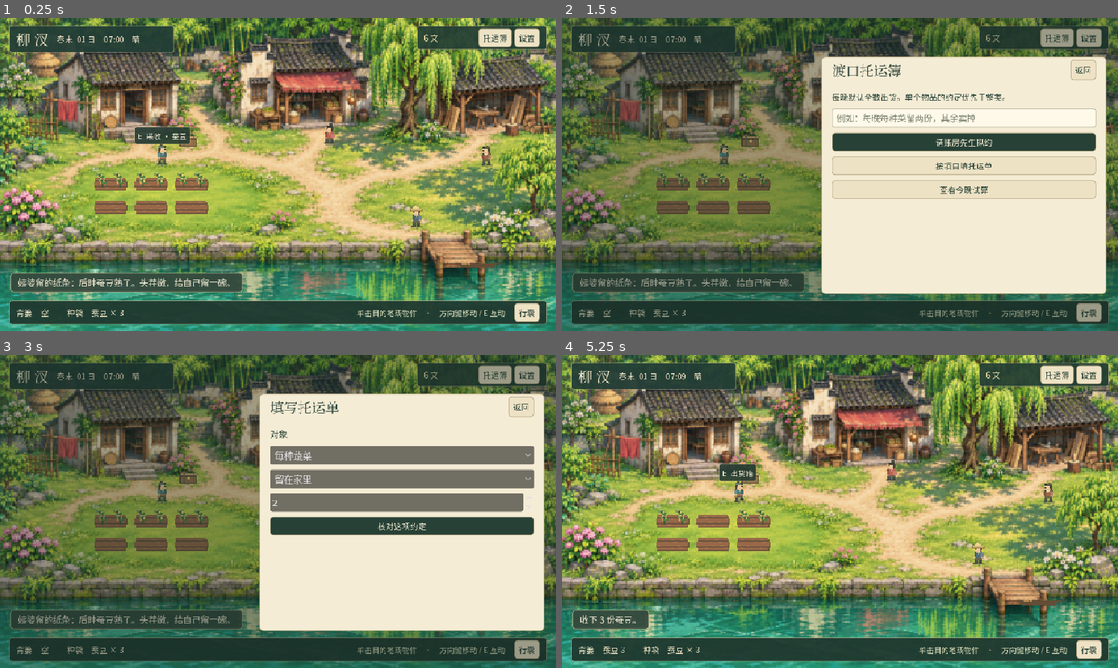
Above: before the commit, frames 1-4 (two rows, left to right).
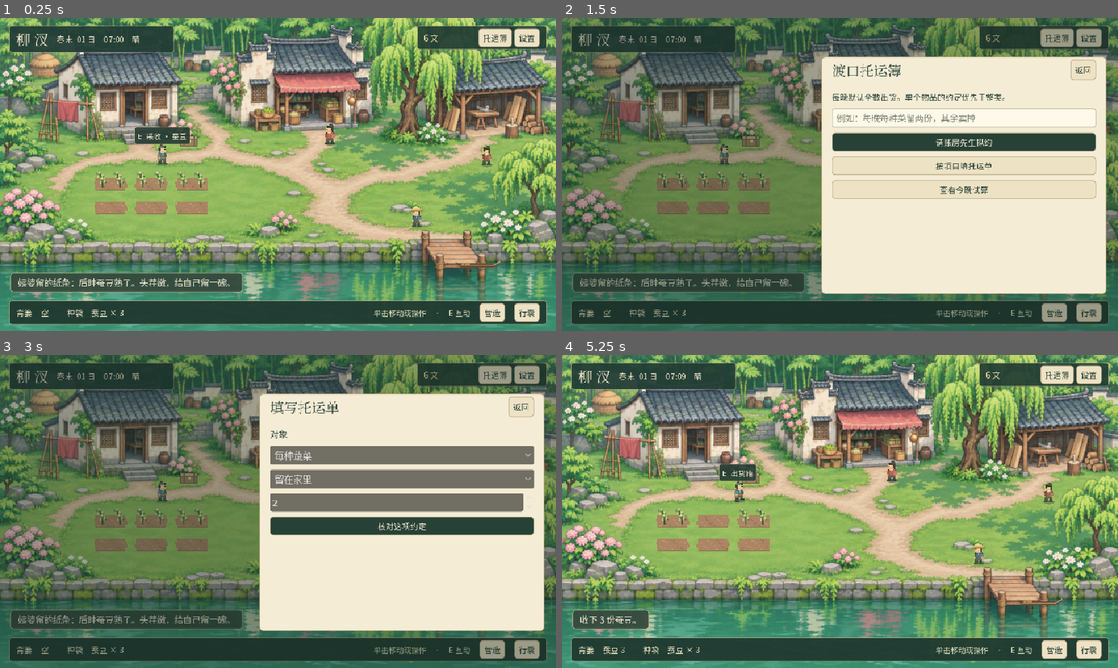
Above: after the commit, the same moments.

Repository: me-speaker/Whisperbrook
Game: Godot game, scene res://town.tscn
Same seed, same stepped clock (60 frames per second), same inputs: the game is played once before the commit and once after it.
Inputs (mouse positions are in pixels of both pictures, inside the frame that each line leads up to):
- Up to frame 1 (0.25 s): no input
- Up to frame 2 (1.5 s): click "托运簿" at 0.5 s; click "行囊" at 1.25 s
- Up to frame 3 (3 s): click (494, 649) at 2 s, where only the run after the commit has a clickable "营造"; click "按项目填托运单" at 2.75 s
- Up to frame 4 (5.25 s): click "设置" at 3.5 s; click "返回" at 4.25 s; tap Enter at 5 s; move the mouse to (962, 495) at 5.02 s; hold Right (ui_right) from 5.03 s (still down); tap E at 5.1 s; click (962, 495) at 5.17 s

The runs differ from the first frame. In frame 1, 59% of the frame differs, in the area x 0-100%, y 0-100%; in frame 2, 17%; in frame 3, 17%; in frame 4, 60%.

Commit message:
Let players expand the courtyard and render the riverside at window resolution

Diff:
--- a/project.godot
+++ b/project.godot
@@ -10,8 +10,8 @@
 [display]
 window/size/viewport_width=960
 window/size/viewport_height=540
-window/size/window_width_override=1280
-window/size/window_height_override=720
+window/size/window_width_override=1600
+window/size/window_height_override=900
 window/stretch/mode="canvas_items"
 window/stretch/aspect="keep"
 
--- a/scripts/farm.gd
+++ b/scripts/farm.gd
@@ -8,15 +8,43 @@
 const PEOPLE = {"carpenter":"陆木匠","shop":"阿禾","fisher":"周叔"}
 const FIELDS = ["bean","turnip"]
 const SLOT = "user://farm.json"
+const YARD_COLS = 6
+# Grass parcels stop at the stones and flowers along the quay.
+const YARD_SITES = [0,1,2,3,4,5,6,7,8,9,10,11,13,14]
+# Row-major land parcels. These six retain the original beds' positions and order.
+const STARTER_SITES = [1,2,3,7,8,9]
+const BUILD = {
+	"field":{"name":"菜畦","wood":0,"minutes":20},
+	"chest":{"name":"田头出货箱","wood":2,"minutes":30}
+}
 var s: Dictionary
 
 func _init() -> void:
-	s = {"version":1,"day":1,"minutes":420,"coins":6,"bag":{"bean":0,"turnip":0,"wood":0},
+	s = {"version":2,"day":1,"minutes":420,"coins":6,"bag":{"bean":0,"turnip":0,"wood":0},
 		"box":{"bean":0,"turnip":0,"wood":0},"pantry":{"bean":0,"turnip":0,"wood":0},
 		"seeds":{"bean":3,"turnip":2},"crop":"bean","plots":[],"rules":{},"wood_day":0,
-		"boat":0,"boat_agreed":false,"sold_veg":0,"ferry":false,"log":[],"talk":{}}
-	for i in 6:
-		s.plots.append({"item":"bean" if i < 3 else "", "age":2 if i < 3 else 0,"wet":false})
+		"boat":0,"boat_agreed":false,"sold_veg":0,"ferry":false,"log":[],"talk":{},"chests":[]}
+	for i in STARTER_SITES.size():
+		s.plots.append({"site":STARTER_SITES[i],"item":"bean" if i < 3 else "", "age":2 if i < 3 else 0,"wet":false})
+
+func free_site(site:int) -> bool:
+	if site not in YARD_SITES or site in s.chests: return false
+	for plot in s.plots:
+		if plot.site==site: return false
+	return true
+
+func build(kind:String,site:int) -> String:
+	if not BUILD.has(kind) or not free_site(site): return "请在院内挑一块空草地。"
+	var cost:Dictionary=BUILD[kind]
+	if s.bag.wood<cost.wood: return "需要背篓里的 %d 份木料，可到木工棚前拾取。" % cost.wood
+	if s.minutes+cost.minutes>1199: return "天色晚了，明早再来动工吧。"
+	s.bag.wood-=cost.wood
+	later(cost.minutes)
+	if kind=="field": s.plots.append({"site":site,"item":"","age":0,"wet":weather(s.day)=="细雨"})
+	else: s.chests.append(site)
+	var message:="新菜畦已开好，可以播种了。" if kind=="field" else "田头出货箱已搭好，货物随晚船一起结算。"
+	log_line(message)
+	return message
 
 func weather(day: int) -> String:
 	return "细雨" if day % 4 == 3 else "晴"
@@ -174,8 +202,28 @@
 	for candidate in [path,path+".bak"]:
 		if not FileAccess.file_exists(candidate): continue
 		var data=JSON.parse_string(FileAccess.get_file_as_string(candidate))
-		if data is Dictionary and data.get("version")==1 and data.has_all(s.keys()) and data.plots is Array and data.plots.size()==6:
+		if not data is Dictionary or not data.get("plots") is Array: continue
+		if data.get("version")==1 and data.plots.size()==STARTER_SITES.size():
+			for i in STARTER_SITES.size():
+				if data.plots[i] is Dictionary: data.plots[i]["site"]=STARTER_SITES[i]
+			data.chests=[]
+			data.version=2
+		if data.get("version")==2 and data.has_all(s.keys()) and valid_yard(data):
 			data.day=int(data.day)
 			s=data
 			return true
 	return false
+
+func valid_yard(data:Dictionary) -> bool:
+	if not data.chests is Array or data.plots.size()<STARTER_SITES.size(): return false
+	var sites:Array=data.chests.duplicate()
+	for plot in data.plots:
+		if not plot is Dictionary or not plot.has_all(["site","item","age","wet"]): return false
+		sites.append(plot.site)
+	var seen:={}
+	for site in sites:
+		if not (site is int or site is float) or site!=int(site) or int(site) not in YARD_SITES or seen.has(int(site)): return false
+		seen[int(site)]=true
+	for i in data.chests.size(): data.chests[i]=int(data.chests[i])
+	for plot in data.plots: plot.site=int(plot.site)
+	return true
--- a/scripts/riverbank.gd
+++ b/scripts/riverbank.gd
@@ -19,9 +19,31 @@
 var closest:=""
 var positions: Dictionary={}
 var font: Font
+var placing:=""
+
+func site_position(site:int) -> Vector2:
+	return Vector2(121+(site%farm.YARD_COLS)*70,286+floori(float(site)/farm.YARD_COLS)*40)
 
 func bed(i: int) -> Vector2:
-	return Vector2(191+(i%3)*70,286+floori(i/3.0)*40)
+	return site_position(farm.s.plots[i].site)
+
+func set_placement(kind:String) -> void:
+	placing=kind
+	target=""
+	closest=""
+	dest=hero
+	update_spots()
+
+func update_spots() -> void:
+	spots.clear()
+	if placing!="":
+		for site in farm.YARD_SITES:
+			if farm.free_site(site): spots["site"+str(site)]=site_position(site)
+		return
+	spots=SPOTS.duplicate()
+	spots.merge(positions,true)
+	for i in farm.s.plots.size(): spots["plot"+str(i)]=bed(i)
+	for site in farm.s.chests: spots["chest"+str(site)]=site_position(site)
 
 func _ready() -> void:
 	font=ThemeDB.fallback_font
@@ -50,12 +72,10 @@
 func _process(dt: float) -> void:
 	if farm==null: return
 	anim+=dt
-	spots=SPOTS.duplicate()
 	for id in BARNS:
 		if not positions.has(id): positions[id]=npc_dest(id)
 		if not paused: positions[id]=positions[id].move_toward(npc_dest(id),dt*20)
-		spots[id]=positions[id]
-	for i in 6: spots["plot"+str(i)]=bed(i)
+	update_spots()
 	walking=false
 	if not paused:
 		clock+=dt
@@ -94,13 +114,14 @@
 	var pick:=""
 	var score:=1000.0
 	for id in spots:
-		var offset:=Vector2.ZERO if id.begins_with("plot") else Vector2(0,-11)
+		var ground:bool=id.begins_with("plot") or id.begins_with("site")
+		var offset:=Vector2.ZERO if ground else Vector2(0,-11)
 		var d=at.distance_to(spots[id]+offset)
-		var radius:=33 if id.begins_with("plot") else 30
+		var radius:=33 if ground else 30
 		if d<radius and d<score:
 			pick=id
 			score=d
-	if pick=="":
+	if pick=="" and placing=="":
 		if Rect2(142,106,126,94).has_point(at): pick="home"
 		elif Rect2(460,92,153,100).has_point(at): pick="shop"
 		elif Rect2(725,382,116,66).has_point(at): pick="dock"
@@ -108,6 +129,8 @@
 	dest=area(at) if pick.is_empty() else area(spots[pick]+Vector2(0,10))
 
 func caption(id: String) -> String:
+	if id.begins_with("site") and placing!="": return "建"+farm.BUILD[placing].name
+	if id.begins_with("chest"): return "田头出货箱"
 	if id.begins_with("plot"):
 		var p:Dictionary=farm.s.plots[int(id.trim_prefix("plot"))]
 		if p.item=="": return "播种 · "+farm.ITEMS[farm.s.crop].name
@@ -165,37 +188,50 @@
 func plant(i: int) -> void:
 	var p:=bed(i)
 	var cell:Dictionary=farm.s.plots[i]
-	var soil:="#715039" if cell.wet else "#996849"
+	var damp:bool=cell.wet or farm.weather(farm.s.day)=="细雨"
+	var soil:="#68594b" if damp else "#ab8564"
+	var ridge:="#84705a" if damp else "#c19670"
+	var shadow:="#584e43" if damp else "#896c51"
 	for row in 4:
 		var inset:=2 if row==0 or row==3 else 0
-		block(p.x-29+inset,p.y-8+row*5,58-2*inset,5,"71563e")
-		block(p.x-28+inset,p.y-9+row*5,56-2*inset,4,soil)
-		for speck in 4:
-			var off: int=(speck*17+row*5+i*7)%48
-			block(p.x-24+off,p.y-8+row*5,3,2,"71563f" if cell.wet else "ac8057")
+		var edge:=int((row+i)%3)
+		block(p.x-28+inset+edge,p.y-8+row*5,55-2*inset,5,shadow)
+		block(p.x-29+inset+edge,p.y-9+row*5,56-2*inset,5,soil)
+		for speck in 8:
+			var off: int=(speck*17+row*5+i*7)%49
+			var high:int=(speck*7+row)%4
+			block(p.x-24+off,p.y-8+row*5+high,2+(speck%3),1,ridge if speck%3 else shadow)
 	for j in 4:
 		var x:=p.x-19+(j%2)*30+floori(j/2.0)*4
 		var y:=p.y-4+floori(j/2.0)*10
 		if cell.item=="": continue
-		var h:=4+int(cell.age)*4
+		var h:=5+int(cell.age)*4
 		block(x,y-h,2,h,"425737")
-		block(x-4,y-h+1,5,3,"526e3c")
-		block(x+1,y-h-2,6,3,"749549")
+		block(x-4,y-h+1,5,3,"537956")
+		block(x+1,y-h-2,6,3,"81a470")
 		block(x+3,y-h-3,3,2,"acb765")
 		if cell.age>=2:
 			block(x-6,y-h-2,5,4,"799858")
 			block(x-4,y-h-3,4,2,"aec780")
 			block(x+1,y-h+3,7,3,"557f42")
 			if cell.item=="bean":
-				block(x-3,y-h+2,2,5,"d6aa56")
-				block(x+3,y-h,2,5,"f1ce79")
-			else: block(x-2,y-2,6,4,"e9d8bc")
+				block(x-4,y-h+2,3,6,"a7ae65")
+				block(x-3,y-h+3,1,4,"e0d08a")
+				block(x+3,y-h,3,5,"d5c37a")
+				block(x+3,y-h+4,2,2,"a8a361")
+				block(x-1,y-h-4,2,3,"e9dbaa")
+			else:
+				block(x-3,y-3,7,4,"ddd0b6")
+				block(x-1,y+1,3,2,"baae93")
 
 func boat() -> void:
 	var y:=424+roundf(sin(anim*1.6))
 	var x:=825.0
 	if farm.s.ferry and farm.s.day%2==0: x+=sin(anim*0.22)*14
+	draw_line(Vector2(x-27,y+9),Vector2(x+29,y+9),Color("#396b6566"),2)
 	draw_colored_polygon(PackedVector2Array([Vector2(x-39,y-2),Vector2(x-29,y+7),Vector2(x+26,y+7),Vector2(x+42,y-5),Vector2(x+24,y),Vector2(x-24,y)]),Color("#644d35"))
+	draw_line(Vector2(x-30,y+3),Vector2(x+27,y+3),Color("#a3835a"),2)
+	draw_line(Vector2(x+27,y+3),Vector2(x+39,y-4),Color("#b19770"),2)
 	for i in range(0,3+int(farm.s.boat)):
 		block(x-27+i*5,y-2,4,4,"b48a55")
 	if farm.s.boat>=8:
@@ -204,21 +240,41 @@
 		block(x-14,y-17,31,4,"cfb27d")
 		block(x+18,y-10,3,3,"efc462")
 
+func chest(p:Vector2) -> void:
+	block(p.x-14,p.y-16,30,18,"675a48")
+	block(p.x-13,p.y-16,28,5,"c7ac7c")
+	block(p.x-12,p.y-10,26,10,"9e805d")
+	block(p.x-8,p.y-16,3,16,"786e56")
+	block(p.x+9,p.y-16,3,16,"786e56")
+	block(p.x,p.y-10,4,4,"e5c979")
+
+func survey(site:int) -> void:
+	var p:=site_position(site)
+	var hover:=Rect2(p-Vector2(32,18),Vector2(64,36)).has_point(get_local_mouse_position())
+	var ink:=Color("#36594ede") if hover else Color("#466c60b8")
+	draw_rect(Rect2(p-Vector2(29,12),Vector2(58,24)),Color("#c9e3c159") if hover else Color("#c5dabe28"))
+	for dx in [-1,1]:
+		for dy in [-1,1]:
+			var corner:=p+Vector2(dx*29,dy*12)
+			draw_line(corner,corner-Vector2(dx*8,0),ink,2)
+			draw_line(corner,corner-Vector2(0,dy*5),ink,2)
+	if hover:
+		if placing=="chest": chest(p)
+		else: draw_line(p-Vector2(12,0),p+Vector2(12,0),ink,3)
+
 func _draw() -> void:
 	if farm==null: return
 	if farm.s.sold_veg>=8:
 		for x in [483,497,512]:
 			block(x,191,13,9,"855f40")
 			block(x+1,190,11,3,"adc16c")
-	for i in 6: plant(i)
+	for i in farm.s.plots.size(): plant(i)
+	for site in farm.s.chests: chest(site_position(site))
+	if placing!="":
+		for site in farm.YARD_SITES:
+			if farm.free_site(site): survey(site)
 	boat()
-	# Shipping chest, with high plank lid and brass latch.
-	block(311,204,30,18,"554635")
-	block(312,204,28,5,"c7a16b")
-	block(313,210,26,10,"967249")
-	block(317,204,3,16,"75674e")
-	block(334,204,3,16,"75674e")
-	block(325,210,4,4,"e5c979")
+	chest(SPOTS.box)
 	var actors:Array=[{"id":"hero","p":hero}]
 	for id in positions: actors.append({"id":id,"p":positions[id]})
 	actors.sort_custom(func(a,b): return a.p.y<b.p.y)
@@ -226,7 +282,13 @@
 	if walking and target!="": draw_arc(dest,7,0,TAU,12,Color("#fbefad"),1)
 	if farm.s.minutes>960: draw_rect(Rect2(0,0,960,540),Color(0.65,0.34,0.17,0.11))
 	if farm.weather(farm.s.day)=="细雨":
-		draw_rect(Rect2(0,0,960,540),Color("#637d922b"))
+		draw_rect(Rect2(0,0,960,540),Color("#7f9d9c33"))
+		for i in 18:
+			var ripple:=fmod(anim*0.7+i*0.39,1.0)
+			var water:=Vector2(16+(i*137)%920,433+(i*23)%100)
+			draw_set_transform(water,0,Vector2(1,0.28))
+			draw_arc(Vector2.ZERO,2.0+8.0*ripple,0,TAU,16,Color(0.81,0.91,0.85,0.55*(1.0-ripple)),1)
+		draw_set_transform(Vector2.ZERO)
 		for i in 55:
 			var p:=Vector2(fmod(i*113+anim*35,960),fmod(i*79+anim*145,540))
 			draw_line(p,p+Vector2(-2,5),Color("#dceceb80"),1)
--- a/scripts/town.gd
+++ b/scripts/town.gd
@@ -19,6 +19,7 @@
 var hint:Label
 var toast:Label
 var marker:Label
+var build_button:Button
 var popup:ColorRect
 var content:VBoxContainer
 var sheet_title:Label
@@ -37,22 +38,9 @@
 	loaded=farm.restore(save_path)
 	title_font.font_names=PackedStringArray(["STZhongsong","SimSun","Noto Serif CJK SC"])
 	ui_font.font_names=PackedStringArray(["Microsoft YaHei UI","Microsoft YaHei","Noto Sans CJK SC"])
-	# Rasterize the whole game world onto a single pixel grid. UI stays at window resolution.
-	var screen:=SubViewportContainer.new()
-	screen.size=Vector2(960,540)
-	screen.stretch=true
-	screen.stretch_shrink=2
-	screen.texture_filter=CanvasItem.TEXTURE_FILTER_NEAREST
-	screen.mouse_filter=Control.MOUSE_FILTER_IGNORE
-	add_child(screen)
-	var pixels:=SubViewport.new()
-	pixels.size=Vector2i(480,270)
-	pixels.canvas_item_default_texture_filter=Viewport.DEFAULT_CANVAS_ITEM_TEXTURE_FILTER_NEAREST
-	pixels.render_target_update_mode=SubViewport.UPDATE_ALWAYS
-	screen.add_child(pixels)
-	pixels.canvas_transform=Transform2D().scaled(Vector2(0.5,0.5))
+	# Canvas-items stretch renders at window resolution in the original 960×540 world coordinates.
 	map.farm=farm
-	pixels.add_child(map)
+	add_child(map)
 	map.font=ui_font
 	map.arrived.connect(interact)
 	add_child(ai)
@@ -136,6 +124,8 @@
 	r.add_child(pack)
 	hint=lab("单击目的地或物件　·　方向键移动 / E 互动",13,Color("#d4d8b6"))
 	r.add_child(hint)
+	build_button=btn("营造",construction)
+	r.add_child(build_button)
 	r.add_child(btn("行囊",bag_page))
 	toast=lab("",15,CREAM)
 	toast.add_theme_stylebox_override("normal",plate(Color("#35493df0"),Color("#c6ba8c"),4,13))
@@ -151,6 +141,8 @@
 	var t:=int(farm.s.minutes)
 	clock_label.text="春末  %02d 日　%02d:%02d　%s" % [farm.s.day,t/60,t%60,farm.weather(farm.s.day)]
 	wallet.text="%d 文" % farm.s.coins
+	build_button.text="收起工具" if map.placing!="" else "营造"
+	hint.text="点标出的草地选址　·　Esc 收起" if map.placing!="" else "单击移动或操作　·　E 互动"
 	pack.text="背篓　%s　　 种袋　%s × %d" % [farm.inventory(farm.s.bag),farm.ITEMS[farm.s.crop].name,farm.s.seeds[farm.s.crop]]
 
 func _process(dt: float) -> void:
@@ -182,6 +174,7 @@
 	if event is InputEventKey and event.pressed and not event.echo:
 		if event.keycode==KEY_ESCAPE:
 			if is_instance_valid(popup): close_sheet()
+			elif map.placing!="": map.set_placement("")
 			return
 		if is_instance_valid(popup): return
 		match event.physical_keycode:
@@ -204,6 +197,7 @@
 
 func sheet(title:String, id:String) -> void:
 	close_sheet()
+	map.set_placement("")
 	page=id
 	map.paused=true
 	popup=ColorRect.new()
@@ -257,6 +251,20 @@
 
 func interact(id:String) -> void:
 	if is_instance_valid(popup): return
+	if map.placing!="":
+		if id.begins_with("site"):
+			var site:=int(id.trim_prefix("site"))
+			var was_free:bool=farm.free_site(site)
+			var message:String=farm.build(map.placing,site)
+			if was_free and not farm.free_site(site):
+				sfx.note(270,0.22)
+				map.set_placement("")
+				persist()
+			notify(message)
+		return
+	if id.begins_with("chest"):
+		box_page()
+		return
 	if id.begins_with("plot"):
 		var msg:String=farm.work_plot(int(id.trim_prefix("plot")))
 		sfx.note(490,0.16)
@@ -279,6 +287,25 @@
 func ferry_line() -> String:
 	if farm.s.boat<8: return "晴日能听见木匠的锤声。"
 	return "逢双日清晨开渡，铜铃随水声轻晃。" if farm.s.ferry else "船已下水，周叔准备逢双日开渡。"
+
+func construction() -> void:
+	if map.placing!="":
+		map.set_placement("")
+		return
+	sheet("院里营造","construction")
+	var empty:int=farm.YARD_SITES.size()-farm.s.plots.size()-farm.s.chests.size()
+	para("菜畦 %d 块　·　空草地 %d 块" % [farm.s.plots.size(),empty])
+	if empty==0:
+		para("这片院地已用满。")
+		return
+	for kind in farm.BUILD:
+		var spec:Dictionary=farm.BUILD[kind]
+		var cost:="木料 %d 份 · " % spec.wood if spec.wood else ""
+		action("%s　%s%d 分钟" % [spec.name,cost,spec.minutes],func():
+			close_sheet()
+			map.set_placement(kind)
+			notify("点一块带角标的草地，选址建"+spec.name+"。"))
+	para("田头出货箱与门前的木箱共用晚船货单。背篓中有木料 %d 份。" % farm.s.bag.wood,14)
 
 func home() -> void:
 	sheet("姨婆的农舍","home")
--- /dev/null
+++ b/tests/yard.gd
@@ -0,0 +1,105 @@
+extends SceneTree
+
+const Town=preload("res://scripts/town.gd")
+const Farm=preload("res://scripts/farm.gd")
+var game
+var errors:=0
+var tmp:String
+
+func _initialize() -> void:
+	call_deferred("run")
+
+func expect(ok:bool,why:String) -> void:
+	if ok: print("PASS ",why)
+	else:
+		errors+=1
+		printerr("FAIL ",why)
+
+func walk_to(p:Vector2) -> void:
+	var click:=InputEventMouseButton.new()
+	click.position=root.get_final_transform()*p
+	click.button_index=MOUSE_BUTTON_LEFT
+	click.pressed=true
+	root.push_input(click)
+	for frame in 420:
+		await process_frame
+		if game.map.target=="": break
+
+func choose(kind:String) -> void:
+	game.build_button.pressed.emit()
+	for button in game.content.find_children("*","Button",true,false):
+		if button.text.begins_with(Farm.BUILD[kind].name):
+			button.pressed.emit()
+			return
+	expect(false,"missing construction choice")
+
+func run() -> void:
+	tmp="user://qa-yard-%s.json" % Time.get_ticks_usec()
+	var farm=Farm.new()
+	var legacy:Dictionary=farm.s.duplicate(true)
+	legacy.version=1
+	legacy.erase("chests")
+	for plot in legacy.plots: plot.erase("site")
+	legacy.plots[3]={"item":"turnip","age":1,"wet":true}
+	var f:=FileAccess.open(tmp,FileAccess.WRITE)
+	f.store_string(JSON.stringify(legacy))
+	f.close()
+	game=Town.new()
+	game.save_path=tmp
+	root.add_child(game)
+	await process_frame
+	await process_frame
+	farm=game.farm
+	expect(game.loaded and farm.s.version==2 and farm.s.plots[3].item=="turnip" and farm.s.plots[3].wet,"old save keeps crop, age and moisture")
+	expect(game.map.bed(0)==Vector2(191,286) and game.map.bed(5)==Vector2(331,326),"original plot coordinates")
+	var bad=Farm.new()
+	bad.s.minutes=1190
+	bad.build("field",4)
+	expect(bad.s.plots.size()==6,"insufficient daylight has no effect")
+	choose("chest")
+	await walk_to(game.map.site_position(5))
+	expect(farm.s.chests.is_empty(),"wood required before building")
+	game.construction()
+	choose("field")
+	await walk_to(game.map.site_position(4))
+	expect(farm.s.plots.size()==7 and farm.s.plots[6].site==4,"place a field by clicking the selected grass")
+	var spent:int=farm.s.minutes
+	farm.build("field",4)
+	farm.build("field",12)
+	expect(farm.s.plots.size()==7 and farm.s.minutes==spent,"occupied and non-buildable parcels reject duplicates")
+	game.interact("wood")
+	choose("chest")
+	await walk_to(game.map.site_position(5))
+	expect(farm.s.chests==[5] and farm.s.bag.wood==0,"placed chest consumes two wood once")
+	await walk_to(game.map.bed(6))
+	await walk_to(game.map.bed(6))
+	expect(farm.s.plots[6].wet and farm.s.seeds.bean==2,"expanded plot can be planted and watered")
+	game.sleep_night()
+	await walk_to(game.map.bed(6))
+	game.sleep_night()
+	await walk_to(game.map.bed(6))
+	expect(farm.s.bag.bean==3 and farm.s.plots[6].item=="","expanded plot grows overnight and harvests")
+	await walk_to(game.map.site_position(5)-Vector2(0,8))
+	expect(game.page=="box","new chest opens from map")
+	if game.page=="box":
+		for b in game.content.find_children("*","Button",true,false):
+			if b.text=="将背篓货物装箱": b.pressed.emit(); break
+	game.close_sheet()
+	expect(farm.s.box.bean==3 and farm.dispatch_plan().coins==9,"new shipping chest shares nightly dispatch")
+	var restored=Farm.new()
+	expect(restored.restore(tmp) and restored.s.plots.size()==7 and restored.s.chests==[5],"new facility positions survive reload")
+	if "--capture" in OS.get_cmdline_user_args():
+		game.toast.hide()
+		game.map.hero=Vector2(500,325)
+		game.map.dest=game.map.hero
+		await process_frame
+		await RenderingServer.frame_post_draw
+		var frame:=root.get_texture().get_image()
+		print("Captured native framebuffer: ",frame.get_size())
+		frame.save_png(OS.get_environment("TEMP").path_join("liucha-yard.png"))
+	game.sfx.stop()
+	game.sfx.stream=null
+	await create_timer(0.4).timeout
+	for end in ["",".bak",".tmp"]:
+		if FileAccess.file_exists(tmp+end): DirAccess.remove_absolute(tmp+end)
+	quit(1 if errors else 0)
Binary file changed: assets/village.png
Not shown, added: tests/yard.gd.uid
